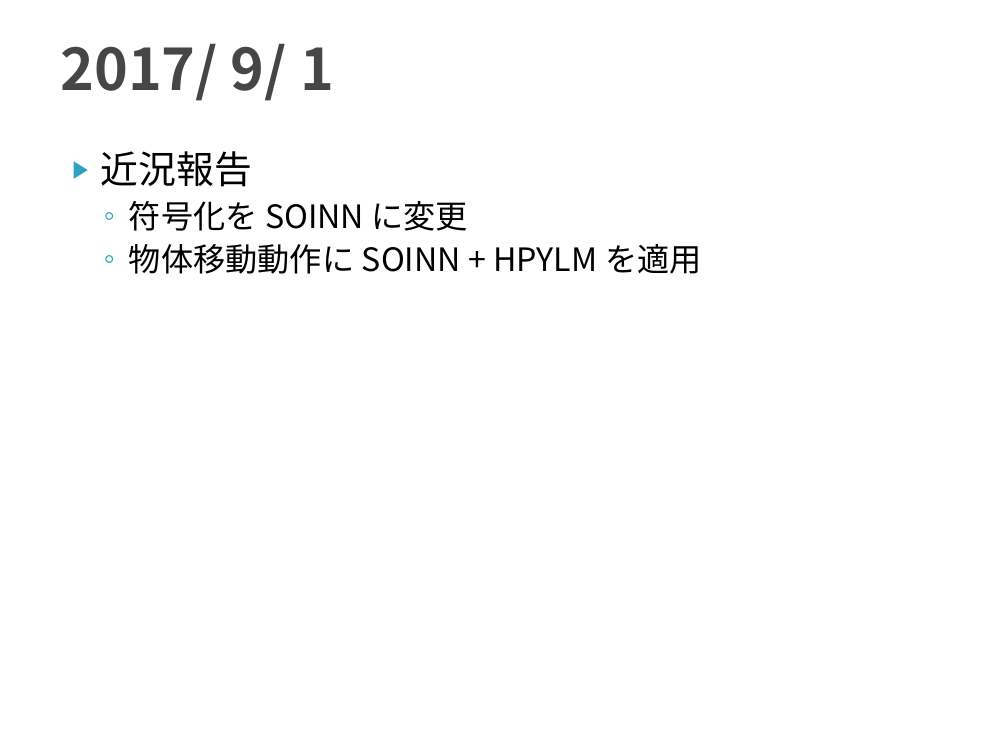
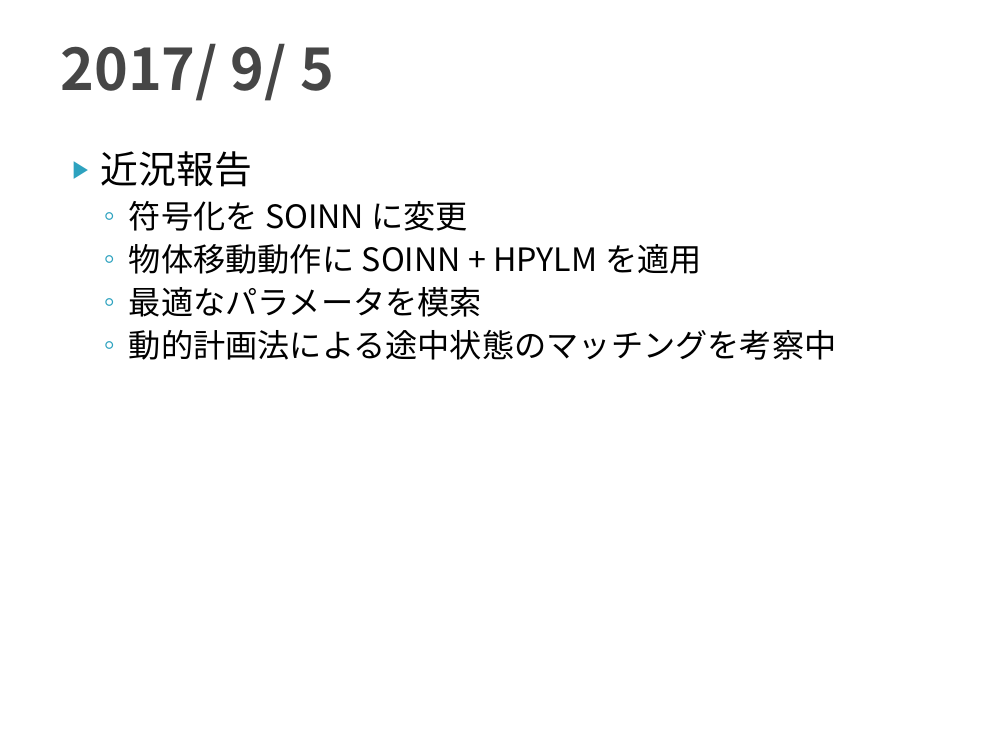
Before and after one commit to TetsuyaKomota/MyMasterStudies, a slide deck: slide 126 of slides/discussion2016.pptx. Drawn at 1008x756 pixels with LibreOffice and Linux fonts; fonts in the diff are those of the drawing. Boxes give left, top, right and bottom in pixels: in the first picture for what was removed or moved away, otherwise in the second. Text is boxed around its words. In the diff, an @@ line names an element or a change of style, - is before the commit and + after.

```diff
--- a/slides/discussion2016.pptx
+++ b/slides/discussion2016.pptx
@@ title at <box>60,43,334,101</box>: text changed @@
-2017/ 9/ 1
+2017/ 9/ 5
@@ text at <box>129,287,837,360</box>: paragraphs added @@
+  ◦ 最適なパラメータを模索
+  ◦ 動的計画法による途中状態のマッチングを考察中
```
Also in this commit, not shown: 2 other slides changed, 1 slide added.
